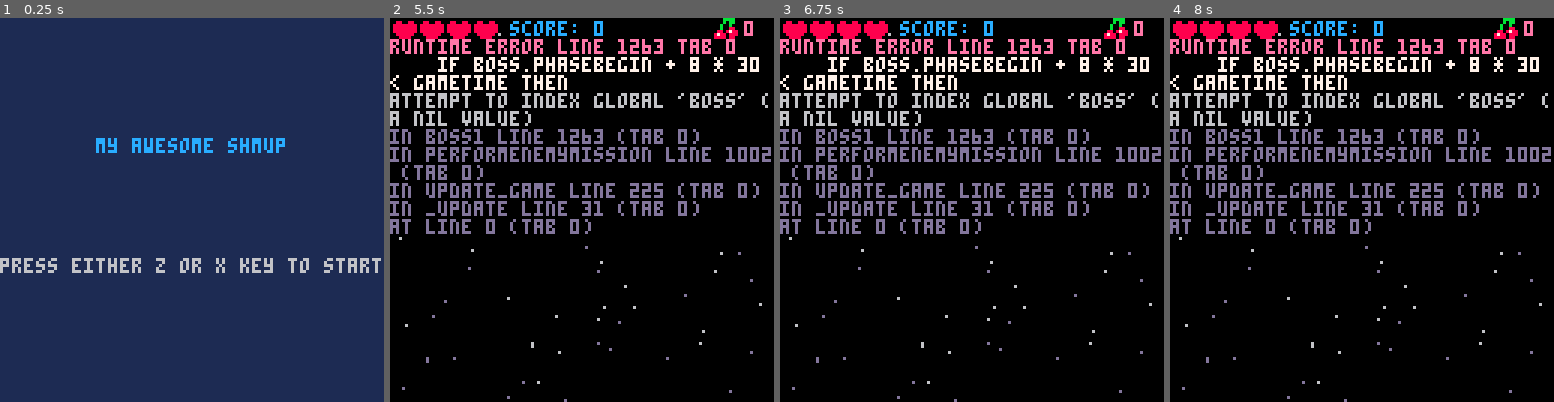
Above: before the commit, frames 1-4 (left to right).
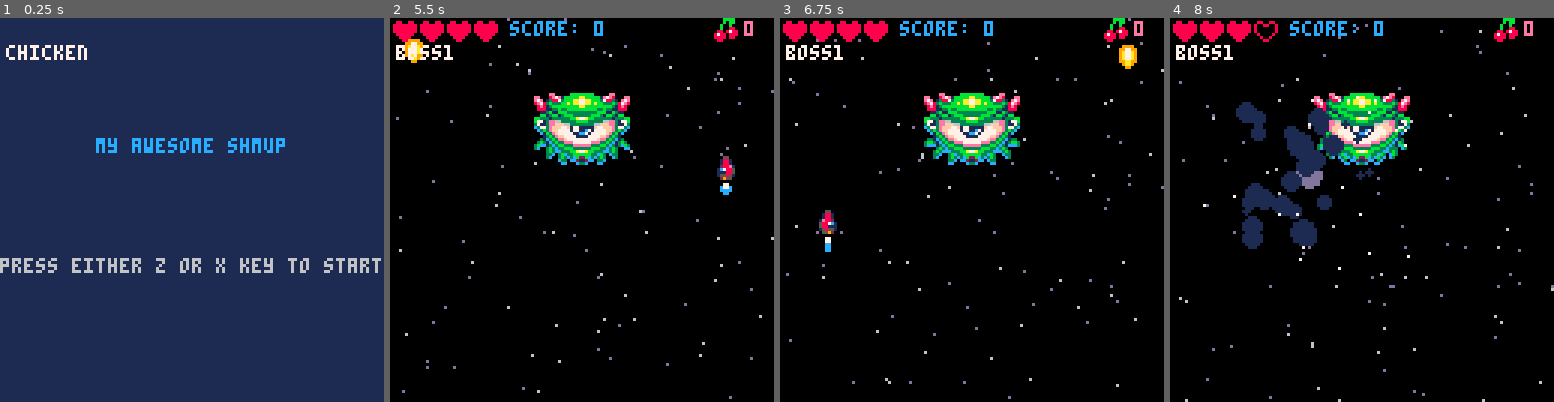
Above: after the commit, the same moments.

Repository: CRBroughton/pico-8-hero
Game: PICO-8 cartridge src/pico-8-hero.p8
Two runs of this game, one before a commit and one after it. Both use one fixed random seed, a clock stepped at 60 frames per second and the inputs below.
Inputs:
- Up to frame 1 (0.25 s): no input
- Up to frame 2 (5.5 s): tap X (X key) at 0.33, 1.07, 1.85, 2.97, 4.08, 5.2 s; tap O (Z key) at 0.7, 1.7, 2.1, 2.5, 2.9, 3.3, 3.7, 4.1, 4.5, 4.9, 5.3 s; hold Right 1.6-2.1 s; hold Up 2.15-2.42 s; hold Right 2.47-3.03 s; hold Left 3.08-3.58 s; hold Down 3.63-3.97 s; hold Right 4.02-4.68 s; hold Up 4.73-5.03 s; hold Left from 5.08 s (still down)
- Up to frame 3 (6.75 s): release Left at 5.68 s; tap O (Z key) at 5.7, 6.1, 6.5 s; hold Down 5.73-6.03 s; hold Right 6.08-6.58 s; tap X (X key) at 6.32 s; hold Right from 6.63 s (still down)
- Up to frame 4 (8 s): tap O (Z key) at 6.9, 7.3, 7.7 s; release Right at 7.13 s; hold Up 7.18-7.45 s; tap X (X key) at 7.43 s; hold Right from 7.5 s (still down)

The runs differ from the first frame. In frame 1, 0.4% of the frame differs, in the area x 1-23%, y 7-11%; in frame 2, 16%; in frame 3, 16%; in frame 4, 19%, in the area x 0-100%, y 1-100%.
Error before the commit: runtime error line 1263 tab 0; if boss.phasebegin + 8 * 30 < gametime then; attempt to index global 'boss' (a nil value)

Commit message:
fix(boss): :construction: pass enemy parm into boss phase functions

Diff:
--- a/src/behaviour.lua
+++ b/src/behaviour.lua
@@ -31,19 +31,19 @@
 
     elseif enemy.mission == "boss1" then
         -- boss mission 1
-        boss1()
+        boss1(enemy)
     elseif enemy.mission == "boss2" then
         -- boss mission 2
-        boss2()
+        boss2(enemy)
     elseif enemy.mission == "boss3" then
         -- boss mission 3
-        boss3()
+        boss3(enemy)
     elseif enemy.mission == "boss4" then
         -- boss mission 4
-        boss4()
+        boss4(enemy)
     elseif enemy.mission == "boss5" then
         -- boss mission 5
-        boss5()
+        boss5(enemy)
     elseif enemy.mission == "attack" then
         -- attack the player
         if enemy.type == 1 then
--- a/src/boss.lua
+++ b/src/boss.lua
@@ -1,28 +1,35 @@
-function boss1()
-    if boss.phasebegin + 8 * 30 < gametime then
-        boss.mission = "boss2"
-        boss.phasebegin = gametime
+function boss1(enemy)
+    debug = "boss1"
+    if enemy.phasebegin + 8 * 30 < gametime then
+        enemy.mission = "boss2"
+        enemy.phasebegin = gametime
     end
 end
 
-function boss2()
-    if boss.phasebegin + 8 * 30 < gametime then
-        boss.mission = "boss3"
-        boss.phasebegin = gametime
+function boss2(enemy)
+    debug = "boss2"
+
+    if enemy.phasebegin + 8 * 30 < gametime then
+        enemy.mission = "boss3"
+        enemy.phasebegin = gametime
     end
 end
 
-function boss3()
-    if boss.phasebegin + 8 * 30 < gametime then
-        boss.mission = "boss4"
-        boss.phasebegin = gametime
+function boss3(enemy)
+    debug = "boss3"
+
+    if enemy.phasebegin + 8 * 30 < gametime then
+        enemy.mission = "boss4"
+        enemy.phasebegin = gametime
     end
 end
 
-function boss4()
-    if boss.phasebegin + 8 * 30 < gametime then
-        boss.mission = "boss1"
-        boss.phasebegin = gametime
+function boss4(enemy)
+    debug = "boss4"
+
+    if enemy.phasebegin + 8 * 30 < gametime then
+        enemy.mission = "boss1"
+        enemy.phasebegin = gametime
     end
 end
 
--- a/src/main.lua
+++ b/src/main.lua
@@ -7,6 +7,7 @@
     blinkt = 1
     gametime = 0
     shake = 0
+    debug = "chicken"
 end
 
 function _draw()
@@ -22,6 +23,8 @@
     elseif mode == "win" then
         draw_win()
     end
+
+    print(debug, 2, 9, 7)
 end
 
 function _update()
